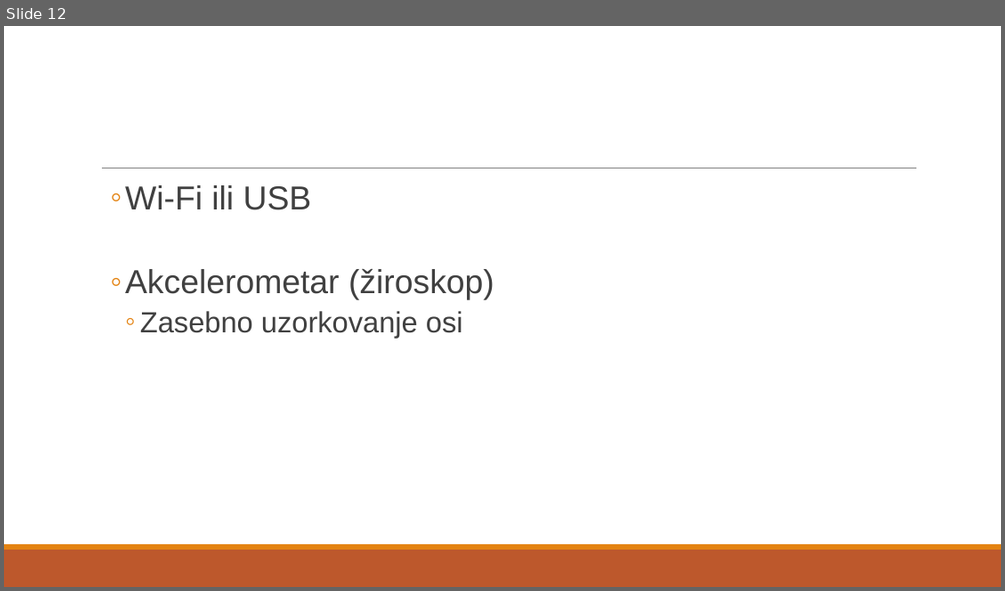
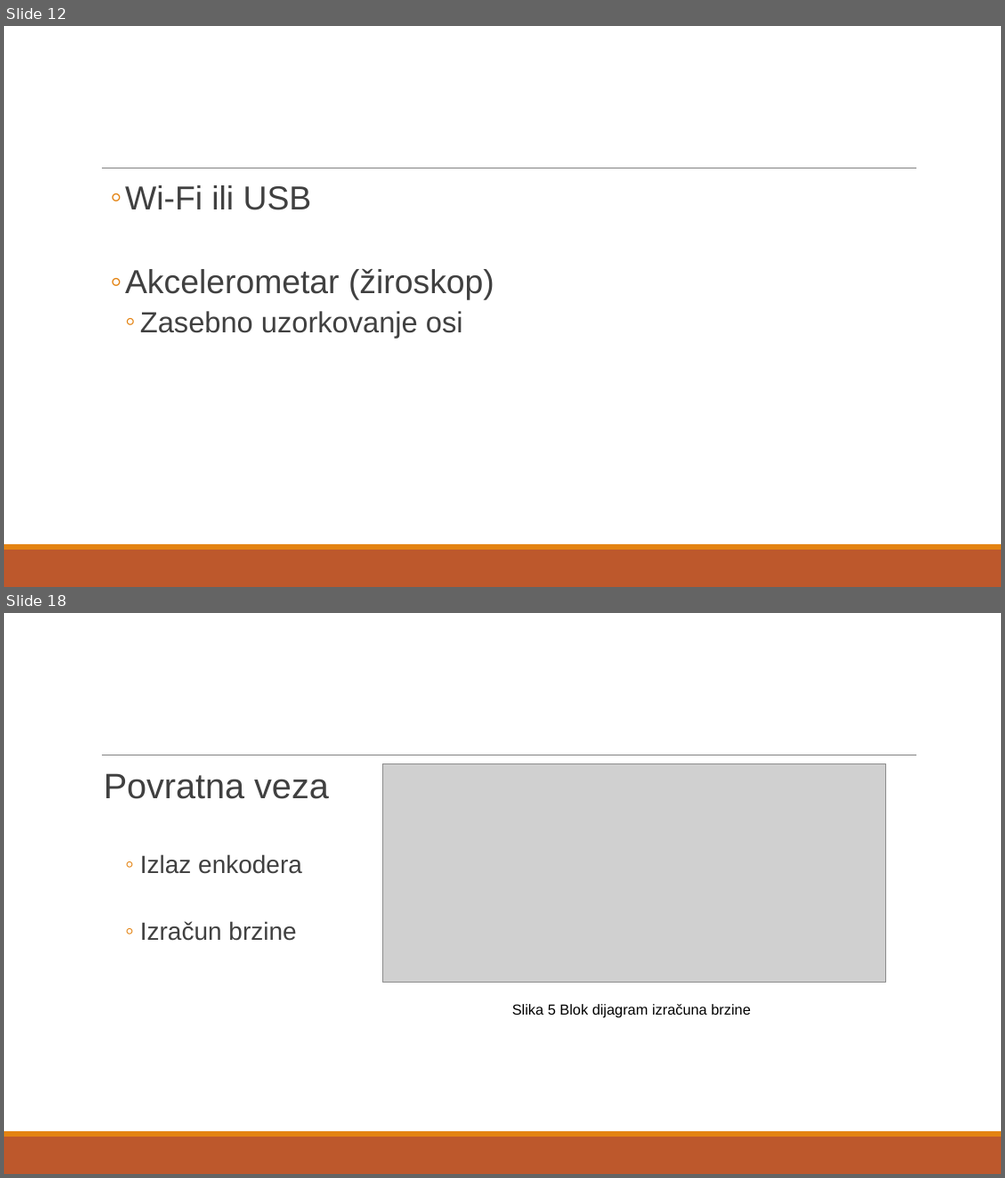
Before and after one commit to PiErr0r/DC_control, a slide deck: Upravljanje koračnim motorom korištenjem myRio upravljačke platforme.pptx. Shown one above the other, each under a label of ours: slide 12 before the commit, slides 12 and 18 after it; the slides between them are not shown. The pictures are 1005x591 and 1005x1178 pixels, drawn with LibreOffice and Linux fonts; fonts in the diff are those of the drawing; grey boxes stand for pictures. Boxes give left, top, right and bottom in pixels: in the first picture for what was removed or moved away, otherwise in the second. Text is boxed around its words. In the diff, an @@ line names an element or a change of style, - is before the commit and + after.

```diff
--- a/Upravljanje koračnim motorom korištenjem myRio upravljačke platforme.pptx
+++ b/Upravljanje koračnim motorom korištenjem myRio upravljačke platforme.pptx
@@ slide 18 added at [4, 613, 1001, 1174], background #FFFFFF; not listed: 3 template elements that a slide beside it also shows @@
@@ picture added at [383, 764, 886, 982] @@
@@ text added at [104, 773, 329, 941], 24 pt, text #404040 @@
+  Povratna veza
+    ◦ Izlaz enkodera
+    ◦ Izračun brzine
@@ text added at [512, 1004, 751, 1017], 14 pt, text #000000 @@
+Slika 5 Blok dijagram izračuna brzine
```
Also in this commit, not shown: 6 slides changed, 6 other slides added.
